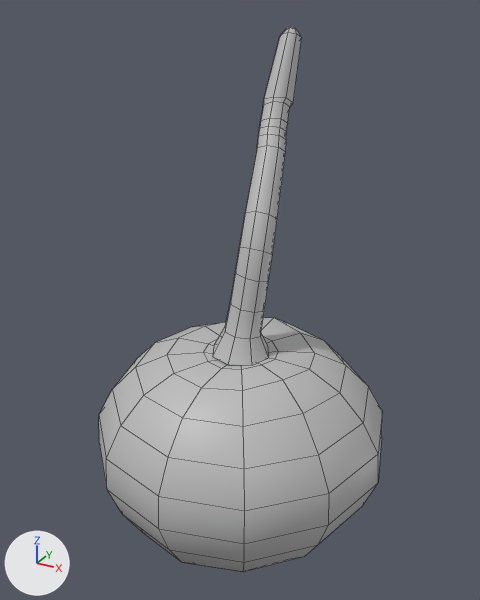
The FBX model Assets/Graphic/Models/Meshes/cherry2.fbx: old version first, new version second.
Camera for both pictures: a 50 mm lens placed at (0.0228, -0.0415, 0.0424), pointed at (-0.0003, 0.0004, 0.0215). Arrows for +X, +Y and +Z are at lower left; the lights stay in place. Mesh edges are drawn as thin lines. Where no turn or scale is listed for an object, it has been applied to the vertices.

Names of what the first picture shows: 'cherry2'.
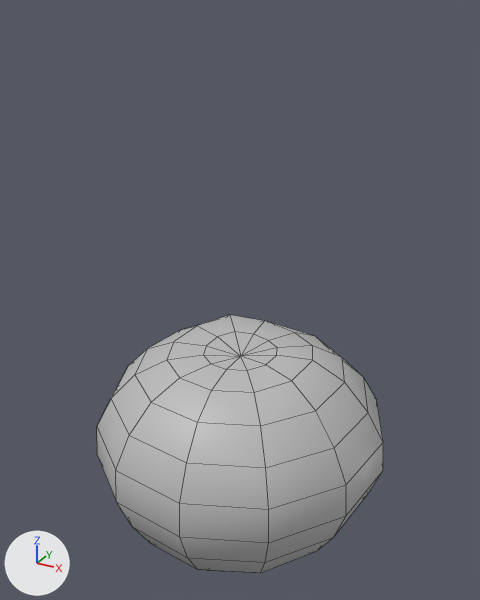
Pixel boxes (x1, y1, x2, y2) of what changed, in the pictures (480 x 600 px; the box of a moved part takes in the faces that stretch with it):
'cherry2', reshaped (53% shorter)
    before: (99, 27, 382, 572)
    after: (97, 315, 383, 573)
part 1 of me_mesh, deleted
    before: (213, 27, 302, 365)
part 2 of me_mesh, moved or reshaped
    before: (99, 318, 382, 572)
    after: (97, 315, 383, 573)

What the commit changed:
me_mesh is used by ob_cherry2; location (0.0, 0.0, 0.0).
me_mesh had 246 vertices, 254 faces and spanned x -0.012..0.0121, y -0.0121..0.0121, z -0.0003..0.041.
me_mesh now has 134 vertices, 144 faces and spans x -0.0119..0.012, y -0.0119..0.012, z -0.0003..0.0177.
me_mesh part 1: the loose piece of 112 vertices spanning x -0.0023..0.0024, y -0.0025..0.01, z 0.0172..0.041 is deleted.
Part 2, on me_mesh:
132 vertices are removed from x -0.012..0.0121, y -0.0121..0.0121, z -0.0003..0.0177.
144 faces are deleted.
132 vertices are added at x -0.0119..0.012, y -0.0119..0.012, z -0.0003..0.0177.
144 new faces join them.
